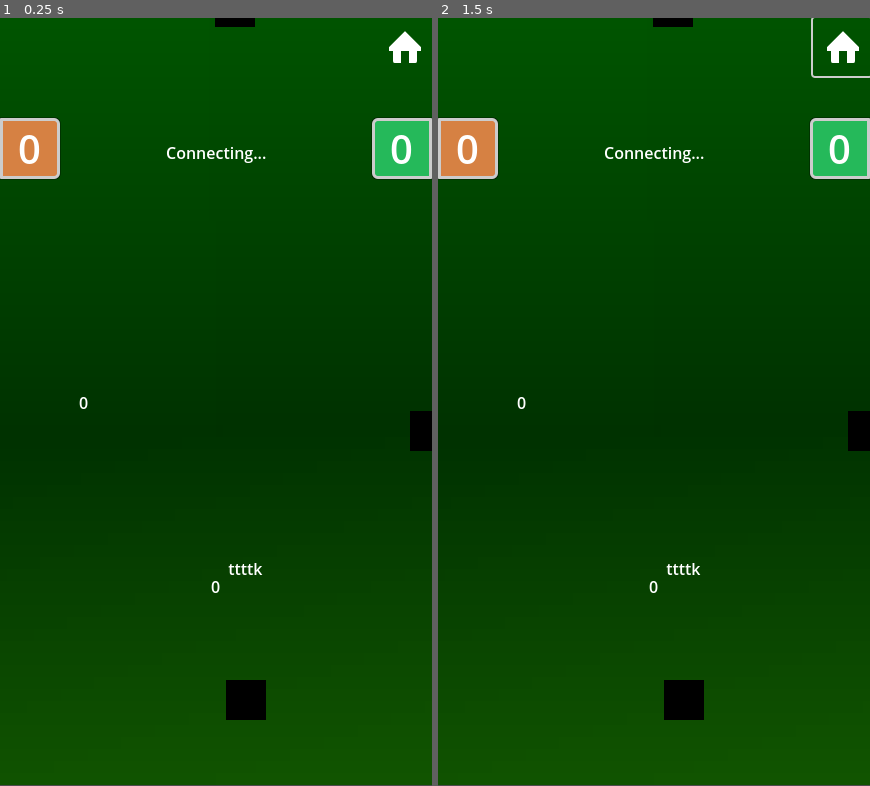
Above: before the commit, frames 1-2 (left to right).
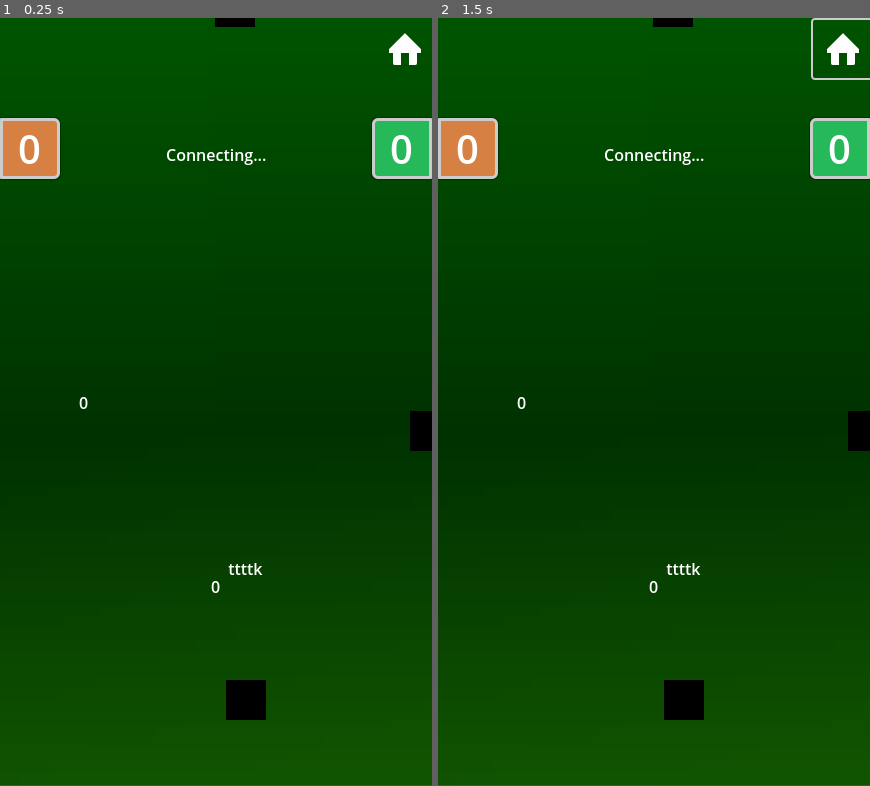
Above: after the commit, the same moments.

Repository: arian-nj/oldtix
Game: Godot game, scene res://GameContent/Scenes/Game/Hokm4/OnlineHokm4.tscn
Same seed, same stepped clock (60 frames per second), same inputs: the game is played once before the commit and once after it. This scene is started directly instead of the project's main scene.
Inputs (mouse positions are in pixels of both pictures, inside the frame that each line leads up to):
- Up to frame 1 (0.25 s): no input
- Up to frame 2 (1.5 s): click (844, 48) at 0.5 s; click (844, 48) at 1.25 s

The runs differ from the first frame. In frame 1, 0.2% of the frame differs, in the area x 38-98%, y 1-20%; in frame 2, 0.3%, in the area x 38-100%, y 0-20%.
Error before the commit: Invalid access to property or key 'Auth_Token' on a base object of type 'Nil'. (res://GameContent/Netw/KatanaSocket.gd:35)
Error after the commit: Invalid access to property or key 'Auth_Token' on a base object of type 'Nil'. (res://GameContent/Netw/KatanaSocket.gd:38)

Commit message:
clean player goroutines

Diff:
--- a/game/GameContent/Netw/KEvent.gd
+++ b/game/GameContent/Netw/KEvent.gd
@@ -47,3 +47,5 @@
 const TYPE_PLAY_TIMEOUT:String = "play_timeout"
 const TYPE_TURN_PLAYED:String = "turn_played"
 const TYPE_END_TURN:String = "turn_end"
+
+const TYPE_THE_END:String = "the_end"
--- a/game/GameContent/Netw/KatanaSocket.gd
+++ b/game/GameContent/Netw/KatanaSocket.gd
@@ -29,14 +29,18 @@
 func _handle_event(event: KEvent.Event) -> void:
 	events_queue.append(event)
 
-# Initializes the WebSocket connection
 func _ready() -> void:
+	connect_to_game()
+
+func connect_to_game() -> void:
+	set_process(true)
 	print("Starting connection...")
 	var ws_url:String = Katana.WsHokmUrl + "/ws?auth_token=" + KAccount._instance.Auth_Token
 	var err:int = socket.connect_to_url(ws_url)
 	if err != OK:
 		print("Unable to connect")
 		set_process(false)
+		# get_tree().create_timer()
 
 
 var state:int
@@ -89,11 +93,12 @@
 	print("WebSocket closed with code: %d, reason: %s" % [code, reason])
 	ErrorBoard._instance.new_error("WebSocket closed with code: %d, reason: %s" % [code, reason],ErrorBoard.ErrorLevel)
 	set_process(false)
-	var node_parent:Node = get_parent()
-	if node_parent is SceneLevel:
-		var scene_parent:SceneLevel = node_parent
-		await  get_tree().create_timer(1).timeout
-		scene_parent.manager_change_scene.emit(SceneManager.Levels.MainMenu)
+	get_tree().create_timer(1).timeout.connect(connect_to_game)
+	# var node_parent:Node = get_parent()
+	# if node_parent is SceneLevel:
+	# 	var scene_parent:SceneLevel = node_parent
+	# 	await  get_tree().create_timer(1).timeout
+	# 	scene_parent.manager_change_scene.emit(SceneManager.Levels.MainMenu)
 
 func _notification(what: int) -> void:
 	if what == NOTIFICATION_APPLICATION_FOCUS_OUT:
--- a/game/GameContent/Scenes/Game/Hokm4/OnlineHokm4.tscn
+++ b/game/GameContent/Scenes/Game/Hokm4/OnlineHokm4.tscn
@@ -13,8 +13,9 @@
 [ext_resource type="Script" uid="uid://n05vugmvpycb" path="res://GameContent/Scenes/Game/Hokm4/States/MatchMaking.gd" id="8_ix53e"]
 [ext_resource type="Script" uid="uid://csx74232tejx5" path="res://GameContent/Scenes/Game/Hokm4/States/ChooseHokm.gd" id="9_uajja"]
 [ext_resource type="PackedScene" uid="uid://1bin4853i1m6" path="res://GameContent/Scenes/Game/ChooseHokm/choose_hokm.tscn" id="11_amrdn"]
-[ext_resource type="Script" uid="uid://cpuwy5dcull11" path="res://GameContent/Scenes/Game/Hokm4/States/NewTrickState.gd" id="12_cf8qb"]
+[ext_resource type="Script" uid="uid://cpuwy5dcull11" path="res://GameContent/Scenes/Game/Hokm4/States/WaitState.gd" id="12_cf8qb"]
 [ext_resource type="Script" uid="uid://ty6018y5r7sa" path="res://GameContent/Scenes/Game/Hokm4/States/game_turn.gd" id="12_d5oqf"]
+[ext_resource type="Script" uid="uid://cu0d2xl18a76d" path="res://GameContent/Scenes/Game/Hokm4/States/the_end.gd" id="16_tmsoy"]
 
 [sub_resource type="Gradient" id="Gradient_wqsup"]
 offsets = PackedFloat32Array(0, 0.540084, 1)
@@ -479,18 +480,23 @@
 horizontal_alignment = 1
 vertical_alignment = 1
 
-[node name="UI" type="Control" parent="."]
-layout_mode = 1
+[node name="CanvasLayer" type="CanvasLayer" parent="."]
+layer = 10
+
+[node name="UI" type="Control" parent="CanvasLayer"]
+layout_mode = 3
 anchors_preset = 15
 anchor_right = 1.0
 anchor_bottom = 1.0
 offset_left = 1.0
+offset_top = 2.0
 offset_right = 1.0
+offset_bottom = 2.0
 grow_horizontal = 2
 grow_vertical = 2
 mouse_filter = 2
 
-[node name="HomeButton" type="Button" parent="UI"]
+[node name="HomeButton" type="Button" parent="CanvasLayer/UI"]
 layout_mode = 1
 anchors_preset = 1
 anchor_left = 1.0
@@ -503,7 +509,7 @@
 icon = ExtResource("4_youex")
 flat = true
 
-[node name="StatusLabel" type="Label" parent="UI"]
+[node name="StatusLabel" type="Label" parent="CanvasLayer/UI"]
 layout_mode = 1
 anchors_preset = 8
 anchor_left = 0.5
@@ -529,24 +535,24 @@
 [node name="connecting" type="Node" parent="StateMachine" node_paths=PackedStringArray("ws", "status_label")]
 script = ExtResource("7_uxde4")
 ws = NodePath("../../WebSocket")
-status_label = NodePath("../../UI/StatusLabel")
+status_label = NodePath("../../CanvasLayer/UI/StatusLabel")
 
 [node name="match_making" type="Node" parent="StateMachine" node_paths=PackedStringArray("ws", "status_label", "table")]
 script = ExtResource("8_ix53e")
 ws = NodePath("../../WebSocket")
-status_label = NodePath("../../UI/StatusLabel")
+status_label = NodePath("../../CanvasLayer/UI/StatusLabel")
 table = NodePath("../../Table")
 
-[node name="new_trick" type="Node" parent="StateMachine" node_paths=PackedStringArray("ws", "status_label", "table")]
+[node name="wait_state" type="Node" parent="StateMachine" node_paths=PackedStringArray("ws", "status_label", "table")]
 script = ExtResource("12_cf8qb")
 ws = NodePath("../../WebSocket")
-status_label = NodePath("../../UI/StatusLabel")
+status_label = NodePath("../../CanvasLayer/UI/StatusLabel")
 table = NodePath("../../Table")
 
 [node name="choose_hokm" type="Node" parent="StateMachine" node_paths=PackedStringArray("ws", "status_label", "table")]
 script = ExtResource("9_uajja")
 ws = NodePath("../../WebSocket")
-status_label = NodePath("../../UI/StatusLabel")
+status_label = NodePath("../../CanvasLayer/UI/StatusLabel")
 table = NodePath("../../Table")
 choose_hokm_scene = ExtResource("11_amrdn")
 
@@ -554,6 +560,9 @@
 script = ExtResource("12_d5oqf")
 ws = NodePath("../../WebSocket")
 table = NodePath("../../Table")
-status_label = NodePath("../../UI/StatusLabel")
-
-[connection signal="pressed" from="UI/HomeButton" to="." method="_on_home_button_pressed"]
+status_label = NodePath("../../CanvasLayer/UI/StatusLabel")
+
+[node name="the_end" type="Node" parent="StateMachine"]
+script = ExtResource("16_tmsoy")
+
+[connection signal="pressed" from="CanvasLayer/UI/HomeButton" to="." method="_on_home_button_pressed"]
--- a/game/GameContent/Scenes/Game/Hokm4/States/MatchMaking.gd
+++ b/game/GameContent/Scenes/Game/Hokm4/States/MatchMaking.gd
@@ -18,7 +18,7 @@
 
 		status_label.text = "waiting new trick"
 		ws.hold_events()
-		Transition.emit(self,"new_trick")
+		Transition.emit(self,"wait_state")
 
 	elif e.type == KEvent.TYPE_REJOIN_MATCH:
 		table.parse_game_data(e.data)
--- a/game/GameContent/Scenes/Game/Hokm4/States/NewTrickState.gd
+++ b/game/GameContent/Scenes/Game/Hokm4/States/WaitState.gd
@@ -6,10 +6,9 @@
 
 
 func Enter()->void:
-	status_label.text = "New Trick"
+	status_label.text = "Wait for State"
 	ws.new_event.connect(_on_new_event)
 	ws.open_events()
-	ws.send_event(KEvent.TYPE_MAKE_MATCH,"me")
 
 func _on_new_event(e:KEvent.Event)->void:
 	if e.type == KEvent.TYPE_NEW_TRICK:
@@ -17,6 +16,10 @@
 		status_label.text = "new trick"
 		ws.hold_events()
 		Transition.emit(self,"choose_hokm")
+	elif e.type == KEvent.TYPE_THE_END:
+		ws.hold_events()
+		Transition.emit(self,"the_end")
+
 
 
 func Exit()->void:
--- a/game/GameContent/Scenes/Game/Hokm4/States/game_turn.gd
+++ b/game/GameContent/Scenes/Game/Hokm4/States/game_turn.gd
@@ -13,7 +13,6 @@
 	table.MyCardPlayed.connect(on_me_card_played)
 
 func Exit()->void:
-	ws.hold_events()
 	ws.new_event.disconnect(_on_new_event)
 	table.MyCardPlayed.disconnect(on_me_card_played)
 
@@ -62,7 +61,8 @@
 		status_label.text = "Trick Ended"
 		table.parse_game_data(e.data)
 		table.clear_cards()
-		Transition.emit(self,"new_trick")
+		ws.hold_events()
+		Transition.emit(self,"wait_state")
 
 
 func on_me_card_played(card:Card)->void:
--- /dev/null
+++ b/game/GameContent/Scenes/Game/Hokm4/States/the_end.gd
@@ -0,0 +1,17 @@
+extends State
+
+@export var ws:KatanaSocket
+@export var status_label:Label
+@export var table:Game4Table
+
+
+func Enter()->void:
+	status_label.text = "The End"
+	ws.new_event.connect(_on_new_event)
+	ws.open_events()
+
+func _on_new_event(e:KEvent.Event)->void:
+	pass
+
+func Exit()->void:
+	ws.new_event.disconnect(_on_new_event)
Not shown: 1 places in game/GameContent/Scenes/Game/Hokm4/OnlineHokm4.tscn that only renumber resources
Renamed: game/GameContent/Scenes/Game/Hokm4/States/NewTrickState.gd.uid -> game/GameContent/Scenes/Game/Hokm4/States/WaitState.gd.uid
Not shown, added: game/GameContent/Scenes/Game/Hokm4/States/the_end.gd.uid
Not shown, added: game/GameContent/Types/Hub/AcctiveGameData.gd.uid
Not shown, changed: CardVault/.obsidian/workspace.json
Not shown, changed: CardVault/CardGame/Game Flow Chart.md
Not shown, changed: CardVault/CardGame/TO DO Card.md
Not shown, changed: CardVault/CardGame/V 1.0.0.md
Not shown, changed: backend/cmd/hokm4/gameLoop.go
Not shown, changed: backend/cmd/hokm4/http_upgrade.go
Not shown, changed: backend/cmd/hokm4/structs.go
Not shown, changed: backend/internal/socket/types.go
